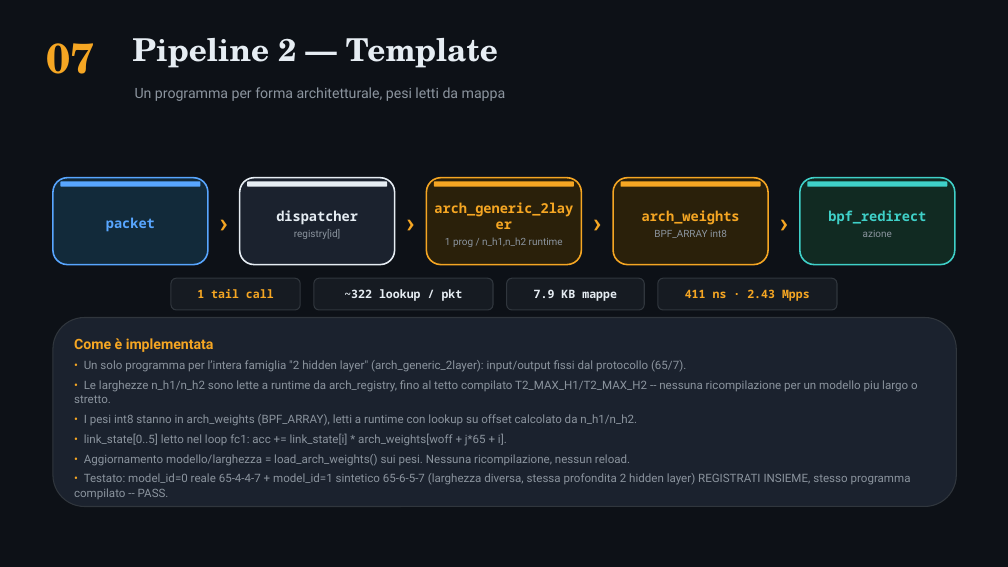
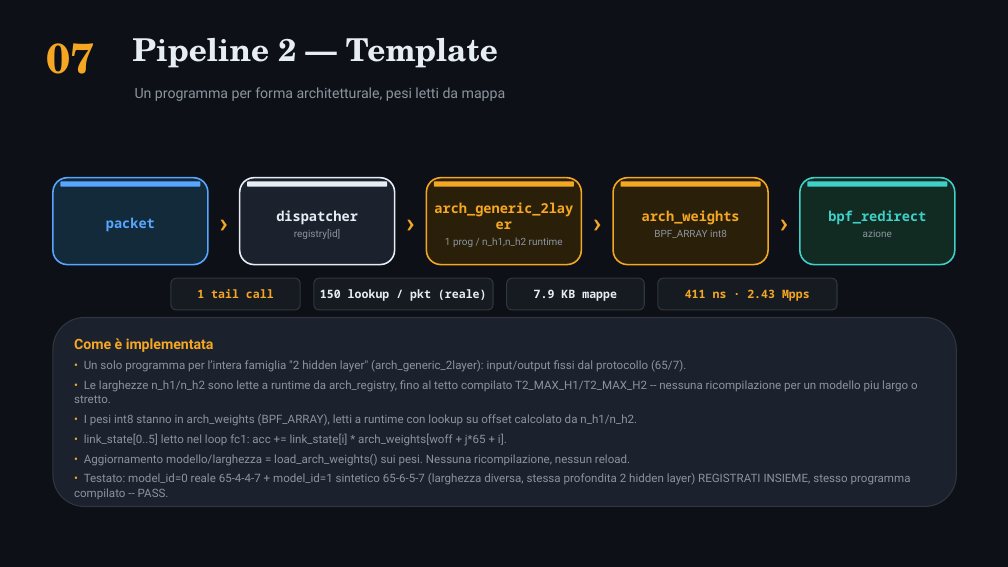
Before and after one commit to ettore-cantile/ipa_lab, a slide deck: slide 8 of docs/IPA_eBPF_pipelines.pptx. Drawn at 1008x567 pixels with LibreOffice and Linux fonts; fonts in the diff are those of the drawing. Boxes give left, top, right and bottom in pixels: in the first picture for what was removed or moved away, otherwise in the second. Text is boxed around its words. In the diff, an @@ line names an element or a change of style, - is before the commit and + after.

```diff
--- a/docs/IPA_eBPF_pipelines.pptx
+++ b/docs/IPA_eBPF_pipelines.pptx
@@ text at bbox=[320, 289, 487, 301]: text changed @@
-~322 lookup / pkt
+150 lookup / pkt (reale)
```
Also in this commit, not shown: 6 other slides changed.
